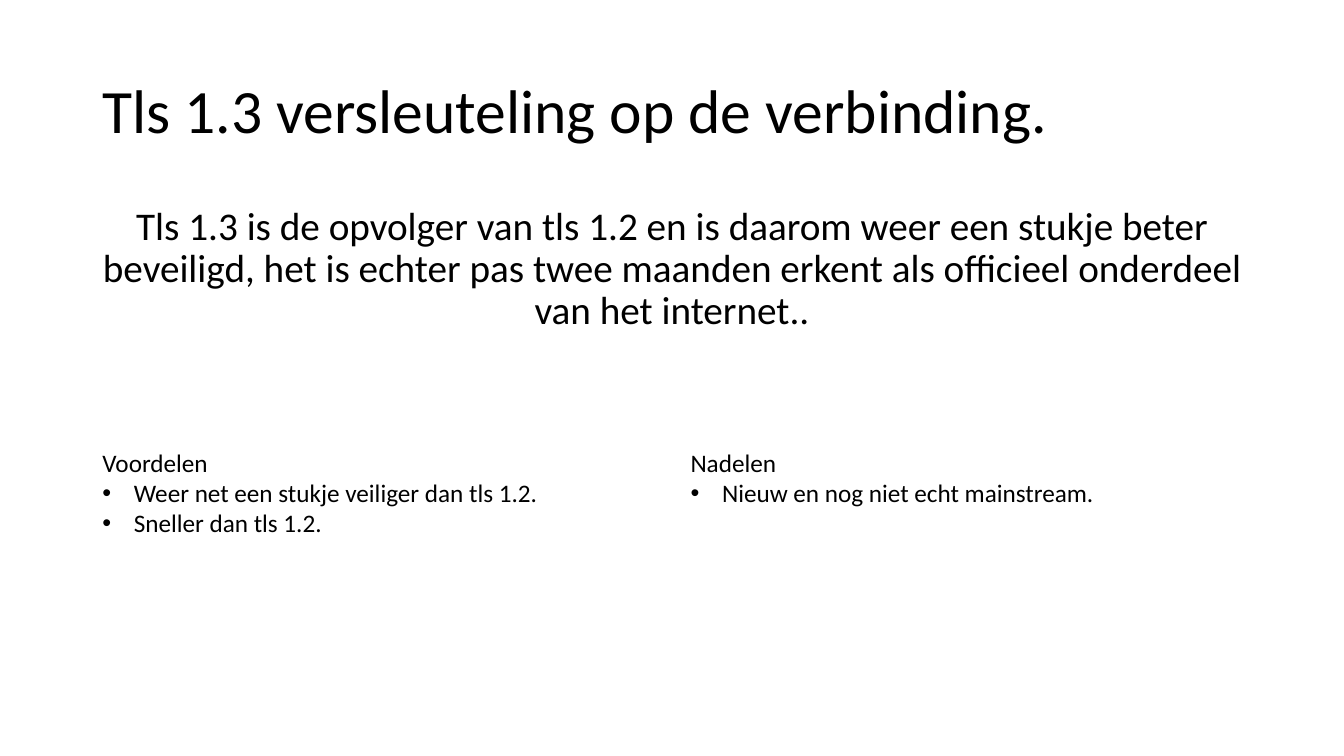
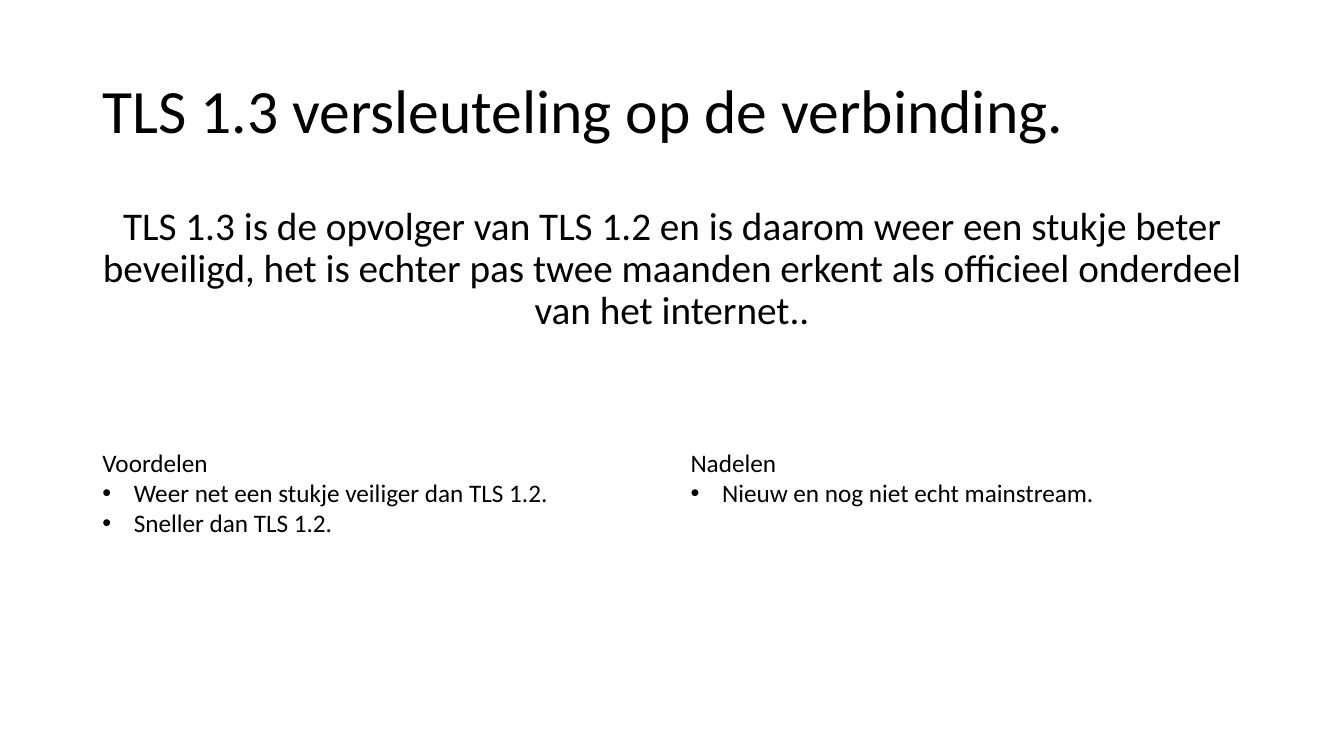
Before and after one commit to boaskalma/project4prive, a slide deck: slide 30 of voorstel centrale bank.pptx. Drawn at 1344x756 pixels with LibreOffice and Linux fonts; fonts in the diff are those of the drawing. Boxes give left, top, right and bottom in pixels: in the first picture for what was removed or moved away, otherwise in the second. Text is boxed around its words. In the diff, an @@ line names an element or a change of style, - is before the commit and + after.

```diff
--- a/voorstel centrale bank.pptx
+++ b/voorstel centrale bank.pptx
@@ title at <box>102,90,1063,144</box>: text changed @@
-Tls 1.3 versleuteling op de verbinding.
+TLS 1.3 versleuteling op de verbinding.
@@ text at <box>103,212,1241,325</box>: text changed @@
-Tls 1.3 is de opvolger van tls 1.2 en is daarom weer een stukje beter beveiligd, het is echter pas twee maanden erkent als officieel onderdeel van het internet..
+TLS 1.3 is de opvolger van TLS 1.2 en is daarom weer een stukje beter beveiligd, het is echter pas twee maanden erkent als officieel onderdeel van het internet..
@@ text at <box>134,484,547,532</box>: text changed @@
-• Weer net een stukje veiliger dan tls 1.2.
-• Sneller dan tls 1.2.
+• Weer net een stukje veiliger dan TLS 1.2.
+• Sneller dan TLS 1.2.
```
Also in this commit, not shown: 31 other slides changed.
